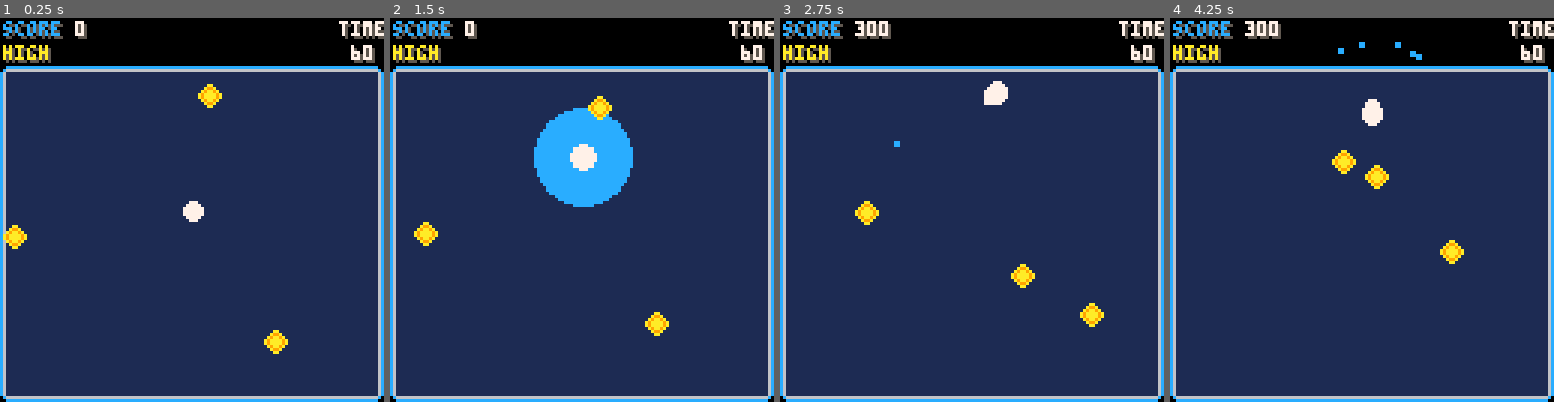
Above: before the commit, frames 1-4 (left to right).
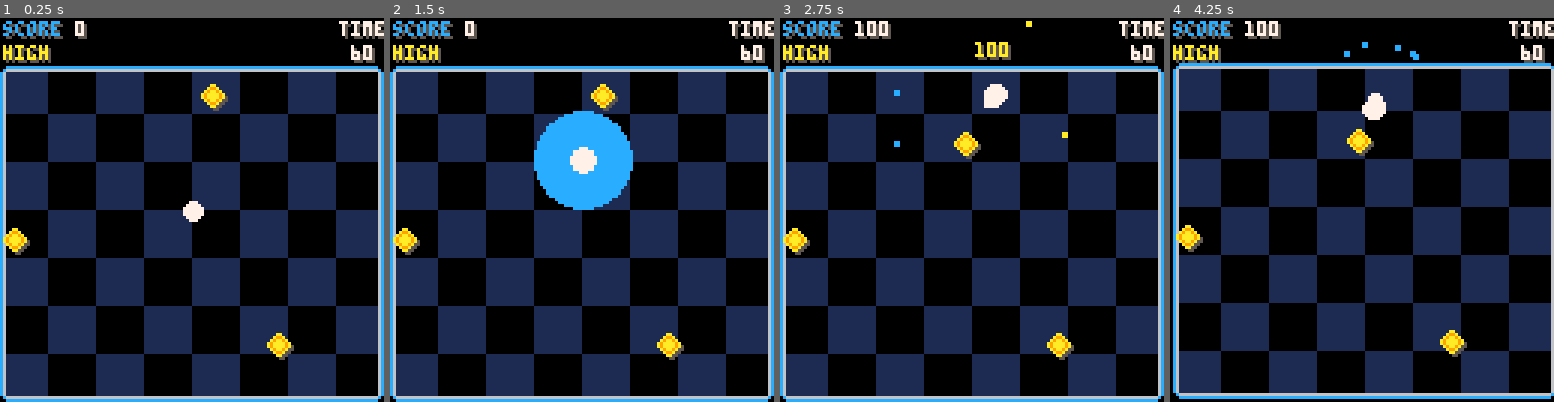
Above: after the commit, the same moments.

Repository: tesselode/netty
Game: PICO-8 cartridge launcher.p8
Same seed, same stepped clock (60 frames per second), same inputs: the game is played once before the commit and once after it.
Inputs:
- Up to frame 1 (0.25 s): no input
- Up to frame 2 (1.5 s): tap O (Z key) at 0.33, 0.7, 1.43 s
- Up to frame 3 (2.75 s): hold Left 1.97-2.37 s; tap O (Z key) at 2.22 s; hold Down from 2.42 s (still down)
- Up to frame 4 (4.25 s): release Down at 2.82 s; hold Right 2.87-3.53 s; tap O (Z key) at 3.1, 3.98 s; hold Up 3.58-4.08 s; hold Right from 4.13 s (still down)

The runs differ from the first frame. In frame 1, 41% of the frame differs, in the area x 0-99%, y 14-99%; in frame 2, 40%; in frame 3, 42%; in frame 4, 49%, in the area x 0-100%, y 0-100%.

Commit message:
more juice!
- camera shake
- freeze frames
- map stuff

Diff:
--- a/launcher.p8
+++ b/launcher.p8
@@ -1,10 +1,34 @@
 pico-8 cartridge // http://www.pico-8.com
 version 8
 __lua__
+-- camera shakes
+shake = {}
+shake.launch = {
+ {-1, -1},
+ {-1, -1},
+ {-1, -1},
+ {1, 1},
+ {1, 1},
+ {1, 1},
+ {1, -1},
+ {1, -1},
+ {1, -1},
+ {-1, 1},
+ {-1, 1},
+ {-1, 1},
+ {0, 0},
+}
+
+
 -- extra functions
 function printc(s, x, y, c)
  x -= #s * 2
  print(s, x, y, c)
+end
+
+function shakecamera(sequence)
+ cam.sequence = sequence
+ cam.frame = 1
 end
 
 function sign(x)
@@ -24,6 +48,7 @@
 local dots
 local effects
 local score
+freezeframes = 0
 
 
 
@@ -90,8 +115,7 @@
   self.vy /= self.friction
 
   -- bounce of screen edges
-  local burstbounceparticles = function(angle)
-   for i = 1, 3 do
+  local burstbounceparticles = function(angle)   for i = 1, 3 do
     local p = class.particle(self.x, self.y)
     p.angle = angle - .25 + rnd(.5)
     add(effects, p)
@@ -150,12 +174,14 @@
    self.vy += self.launchspeed * sin(angle) * self.charge
    score.multiplier = 1
 
-   -- particles
+   -- effects
    for i = 1, 5 do
     local p = class.particle(self.x, self.y, 12)
     p.angle = angle + .5 - .15 + rnd(.3)
     add(effects, p)
    end
+   shakecamera(shake.launch)
+   freezeframes = 2
   end
 
   -- apply movement
@@ -215,8 +241,8 @@
 
  function dot:update()
   -- suction
-  self.vx -= (player.x - self.x) / 100000
-  self.vy -= (player.y - self.y) / 100000
+  --self.vx -= (player.x - self.x) / 100000
+  --self.vy -= (player.y - self.y) / 100000
 
   -- bounce off walls
   if self.x < self.r then
@@ -247,6 +273,7 @@
   else
    s = 1
   end
+  spr(s + 2, self.x - 3, self.y - 3)
   spr(s, self.x - 4, self.y - 4)
  end
 
@@ -318,12 +345,21 @@
  multiplier = 1,
  dotscollected = 0,
 }
+cam = {
+ sequence = {{0, 0}},
+ frame = 1,
+}
 
 for i = 1, 3 do
 	add(dots, class.dot())
 end
 
 function _update60()
+ if freezeframes > 0 then
+  freezeframes -= 1
+  return
+ end
+
  -- update player
  player:update()
 
@@ -361,12 +397,20 @@
    del(effects, e)
   end
  end
+
+ -- update camera
+ cam.frame += 1
+ if cam.frame > #cam.sequence then
+  cam.frame = #cam.sequence
+ end
 end
 
 function _draw()
  cls()
+
+ -- draw map
+ camera(cam.sequence[cam.frame][1], cam.sequence[cam.frame][2])
  map(0, 0, 0, 0, 16, 16)
-
  player:draw()
  for d in all(dots) do
   d:draw()
@@ -375,6 +419,8 @@
   e:draw()
  end
 
+ -- draw hud
+ camera()
  local s = score.score
  if s ~= 0 then
   s = s .. '00'
@@ -656,163 +701,163 @@
 __map__
 0000000000000000000000000000000000000000000000000000000000000000000000000000000000000000000000000000000000000000000000000000000000000000000000000000000000000000000000000000000000000000000000000000000000000000000000000000000000000000000000000000000000000000
 0000000000000000000000000000000000000000000000000000000000000000000000000000000000000000000000000000000000000000000000000000000000000000000000000000000000000000000000000000000000000000000000000000000000000000000000000000000000000000000000000000000000000000
-1011111111111111111111111111111200000000000000000000000000000000000000000000000000000000000000000000000000000000000000000000000000000000000000000000000000000000000000000000000000000000000000000000000000000000000000000000000000000000000000000000000000000000
-2021212121212121212121212121212200000000000000000000000000000000000000000000000000000000000000000000000000000000000000000000000000000000000000000000000000000000000000000000000000000000000000000000000000000000000000000000000000000000000000000000000000000000
-2021212121212121212121212121212200000000000000000000000000000000000000000000000000000000000000000000000000000000000000000000000000000000000000000000000000000000000000000000000000000000000000000000000000000000000000000000000000000000000000000000000000000000
-2021212121212121212121212121212200000000000000000000000000000000000000000000000000000000000000000000000000000000000000000000000000000000000000000000000000000000000000000000000000000000000000000000000000000000000000000000000000000000000000000000000000000000
-2021212121212121212121212121212200000000000000000000000000000000000000000000000000000000000000000000000000000000000000000000000000000000000000000000000000000000000000000000000000000000000000000000000000000000000000000000000000000000000000000000000000000000
-2021212121212121212121212121212200000000000000000000000000000000000000000000000000000000000000000000000000000000000000000000000000000000000000000000000000000000000000000000000000000000000000000000000000000000000000000000000000000000000000000000000000000000
-2021212121212121212121212121212200000000000000000000000000000000000000000000000000000000000000000000000000000000000000000000000000000000000000000000000000000000000000000000000000000000000000000000000000000000000000000000000000000000000000000000000000000000
-2021212121212121212121212121212200000000000000000000000000000000000000000000000000000000000000000000000000000000000000000000000000000000000000000000000000000000000000000000000000000000000000000000000000000000000000000000000000000000000000000000000000000000
-2021212121212121212121212121212200000000000000000000000000000000000000000000000000000000000000000000000000000000000000000000000000000000000000000000000000000000000000000000000000000000000000000000000000000000000000000000000000000000000000000000000000000000
-2021212121212121212121212121212200000000000000000000000000000000000000000000000000000000000000000000000000000000000000000000000000000000000000000000000000000000000000000000000000000000000000000000000000000000000000000000000000000000000000000000000000000000
-2021212121212121212121212121212200000000000000000000000000000000000000000000000000000000000000000000000000000000000000000000000000000000000000000000000000000000000000000000000000000000000000000000000000000000000000000000000000000000000000000000000000000000
-2021212121212121212121212121212200000000000000000000000000000000000000000000000000000000000000000000000000000000000000000000000000000000000000000000000000000000000000000000000000000000000000000000000000000000000000000000000000000000000000000000000000000000
-2021212121212121212121212121212200000000000000000000000000000000000000000000000000000000000000000000000000000000000000000000000000000000000000000000000000000000000000000000000000000000000000000000000000000000000000000000000000000000000000000000000000000000
-3031313131313131313131313131313200000000000000000000000000000000000000000000000000000000000000000000000000000000000000000000000000000000000000000000000000000000000000000000000000000000000000000000000000000000000000000000000000000000000000000000000000000000
-0000000000000000000000000000000000000000000000000000000000000000000000000000000000000000000000000000000000000000000000000000000000000000000000000000000000000000000000000000000000000000000000000000000000000000000000000000000000000000000000000000000000000000
-0000000000000000000000000000000000000000000000000000000000000000000000000000000000000000000000000000000000000000000000000000000000000000000000000000000000000000000000000000000000000000000000000000000000000000000000000000000000000000000000000000000000000000
-0000000000000000000000000000000000000000000000000000000000000000000000000000000000000000000000000000000000000000000000000000000000000000000000000000000000000000000000000000000000000000000000000000000000000000000000000000000000000000000000000000000000000000
-0000000000000000000000000000000000000000000000000000000000000000000000000000000000000000000000000000000000000000000000000000000000000000000000000000000000000000000000000000000000000000000000000000000000000000000000000000000000000000000000000000000000000000
-0000000000000000000000000000000000000000000000000000000000000000000000000000000000000000000000000000000000000000000000000000000000000000000000000000000000000000000000000000000000000000000000000000000000000000000000000000000000000000000000000000000000000000
-0000000000000000000000000000000000000000000000000000000000000000000000000000000000000000000000000000000000000000000000000000000000000000000000000000000000000000000000000000000000000000000000000000000000000000000000000000000000000000000000000000000000000000
-0000000000000000000000000000000000000000000000000000000000000000000000000000000000000000000000000000000000000000000000000000000000000000000000000000000000000000000000000000000000000000000000000000000000000000000000000000000000000000000000000000000000000000
-0000000000000000000000000000000000000000000000000000000000000000000000000000000000000000000000000000000000000000000000000000000000000000000000000000000000000000000000000000000000000000000000000000000000000000000000000000000000000000000000000000000000000000
-0000000000000000000000000000000000000000000000000000000000000000000000000000000000000000000000000000000000000000000000000000000000000000000000000000000000000000000000000000000000000000000000000000000000000000000000000000000000000000000000000000000000000000
-0000000000000000000000000000000000000000000000000000000000000000000000000000000000000000000000000000000000000000000000000000000000000000000000000000000000000000000000000000000000000000000000000000000000000000000000000000000000000000000000000000000000000000
-0000000000000000000000000000000000000000000000000000000000000000000000000000000000000000000000000000000000000000000000000000000000000000000000000000000000000000000000000000000000000000000000000000000000000000000000000000000000000000000000000000000000000000
-0000000000000000000000000000000000000000000000000000000000000000000000000000000000000000000000000000000000000000000000000000000000000000000000000000000000000000000000000000000000000000000000000000000000000000000000000000000000000000000000000000000000000000
-0000000000000000000000000000000000000000000000000000000000000000000000000000000000000000000000000000000000000000000000000000000000000000000000000000000000000000000000000000000000000000000000000000000000000000000000000000000000000000000000000000000000000000
-0000000000000000000000000000000000000000000000000000000000000000000000000000000000000000000000000000000000000000000000000000000000000000000000000000000000000000000000000000000000000000000000000000000000000000000000000000000000000000000000000000000000000000
-0000000000000000000000000000000000000000000000000000000000000000000000000000000000000000000000000000000000000000000000000000000000000000000000000000000000000000000000000000000000000000000000000000000000000000000000000000000000000000000000000000000000000000
-0000000000000000000000000000000000000000000000000000000000000000000000000000000000000000000000000000000000000000000000000000000000000000000000000000000000000000000000000000000000000000000000000000000000000000000000000000000000000000000000000000000000000000
-…(130 lines of a section not shown)…
+1011141411111414111114141111141500000000000000000000000000000000000000000000000000000000000000000000000000000000000000000000000000000000000000000000000000000000000000000000000000000000000000000000000000000000000000000000000000000000000000000000000000000000
+2021242421212424212124242121242500000000000000000000000000000000000000000000000000000000000000000000000000000000000000000000000000000000000000000000000000000000000000000000000000000000000000000000000000000000000000000000000000000000000000000000000000000000
+2324212124242121242421212424212200000000000000000000000000000000000000000000000000000000000000000000000000000000000000000000000000000000000000000000000000000000000000000000000000000000000000000000000000000000000000000000000000000000000000000000000000000000
+2324212124242121242421212424212200000000000000000000000000000000000000000000000000000000000000000000000000000000000000000000000000000000000000000000000000000000000000000000000000000000000000000000000000000000000000000000000000000000000000000000000000000000
+2021242421212424212124242121242500000000000000000000000000000000000000000000000000000000000000000000000000000000000000000000000000000000000000000000000000000000000000000000000000000000000000000000000000000000000000000000000000000000000000000000000000000000
+2021242421212424212124242121242500000000000000000000000000000000000000000000000000000000000000000000000000000000000000000000000000000000000000000000000000000000000000000000000000000000000000000000000000000000000000000000000000000000000000000000000000000000
+2324212124242121242421212424212200000000000000000000000000000000000000000000000000000000000000000000000000000000000000000000000000000000000000000000000000000000000000000000000000000000000000000000000000000000000000000000000000000000000000000000000000000000
+2324212124242121242421212424212200000000000000000000000000000000000000000000000000000000000000000000000000000000000000000000000000000000000000000000000000000000000000000000000000000000000000000000000000000000000000000000000000000000000000000000000000000000
+2021242421212424212124242121242500000000000000000000000000000000000000000000000000000000000000000000000000000000000000000000000000000000000000000000000000000000000000000000000000000000000000000000000000000000000000000000000000000000000000000000000000000000
+2021242421212424212124242121242500000000000000000000000000000000000000000000000000000000000000000000000000000000000000000000000000000000000000000000000000000000000000000000000000000000000000000000000000000000000000000000000000000000000000000000000000000000
+2324212124242121242421212424212200000000000000000000000000000000000000000000000000000000000000000000000000000000000000000000000000000000000000000000000000000000000000000000000000000000000000000000000000000000000000000000000000000000000000000000000000000000
+2324212124242121242421212424212200000000000000000000000000000000000000000000000000000000000000000000000000000000000000000000000000000000000000000000000000000000000000000000000000000000000000000000000000000000000000000000000000000000000000000000000000000000
+2021242421212424212124242121242500000000000000000000000000000000000000000000000000000000000000000000000000000000000000000000000000000000000000000000000000000000000000000000000000000000000000000000000000000000000000000000000000000000000000000000000000000000
+3031343431313434313134343131343500000000000000000000000000000000000000000000000000000000000000000000000000000000000000000000000000000000000000000000000000000000000000000000000000000000000000000000000000000000000000000000000000000000000000000000000000000000
+0000000000000000000000000000000000000000000000000000000000000000000000000000000000000000000000000000000000000000000000000000000000000000000000000000000000000000000000000000000000000000000000000000000000000000000000000000000000000000000000000000000000000000
+0000000000000000000000000000000000000000000000000000000000000000000000000000000000000000000000000000000000000000000000000000000000000000000000000000000000000000000000000000000000000000000000000000000000000000000000000000000000000000000000000000000000000000
+0000000000000000000000000000000000000000000000000000000000000000000000000000000000000000000000000000000000000000000000000000000000000000000000000000000000000000000000000000000000000000000000000000000000000000000000000000000000000000000000000000000000000000
+0000000000000000000000000000000000000000000000000000000000000000000000000000000000000000000000000000000000000000000000000000000000000000000000000000000000000000000000000000000000000000000000000000000000000000000000000000000000000000000000000000000000000000
+0000000000000000000000000000000000000000000000000000000000000000000000000000000000000000000000000000000000000000000000000000000000000000000000000000000000000000000000000000000000000000000000000000000000000000000000000000000000000000000000000000000000000000
+0000000000000000000000000000000000000000000000000000000000000000000000000000000000000000000000000000000000000000000000000000000000000000000000000000000000000000000000000000000000000000000000000000000000000000000000000000000000000000000000000000000000000000
+0000000000000000000000000000000000000000000000000000000000000000000000000000000000000000000000000000000000000000000000000000000000000000000000000000000000000000000000000000000000000000000000000000000000000000000000000000000000000000000000000000000000000000
+0000000000000000000000000000000000000000000000000000000000000000000000000000000000000000000000000000000000000000000000000000000000000000000000000000000000000000000000000000000000000000000000000000000000000000000000000000000000000000000000000000000000000000
+0000000000000000000000000000000000000000000000000000000000000000000000000000000000000000000000000000000000000000000000000000000000000000000000000000000000000000000000000000000000000000000000000000000000000000000000000000000000000000000000000000000000000000
+0000000000000000000000000000000000000000000000000000000000000000000000000000000000000000000000000000000000000000000000000000000000000000000000000000000000000000000000000000000000000000000000000000000000000000000000000000000000000000000000000000000000000000
+0000000000000000000000000000000000000000000000000000000000000000000000000000000000000000000000000000000000000000000000000000000000000000000000000000000000000000000000000000000000000000000000000000000000000000000000000000000000000000000000000000000000000000
+0000000000000000000000000000000000000000000000000000000000000000000000000000000000000000000000000000000000000000000000000000000000000000000000000000000000000000000000000000000000000000000000000000000000000000000000000000000000000000000000000000000000000000
+0000000000000000000000000000000000000000000000000000000000000000000000000000000000000000000000000000000000000000000000000000000000000000000000000000000000000000000000000000000000000000000000000000000000000000000000000000000000000000000000000000000000000000
+0000000000000000000000000000000000000000000000000000000000000000000000000000000000000000000000000000000000000000000000000000000000000000000000000000000000000000000000000000000000000000000000000000000000000000000000000000000000000000000000000000000000000000
+0000000000000000000000000000000000000000000000000000000000000000000000000000000000000000000000000000000000000000000000000000000000000000000000000000000000000000000000000000000000000000000000000000000000000000000000000000000000000000000000000000000000000000
+0000000000000000000000000000000000000000000000000000000000000000000000000000000000000000000000000000000000000000000000000000000000000000000000000000000000000000000000000000000000000000000000000000000000000000000000000000000000000000000000000000000000000000
+…(130 lines of a section not shown)…
Not shown, changed: 32 lines of the sprite sheet (__gfx__) section of launcher.p8
